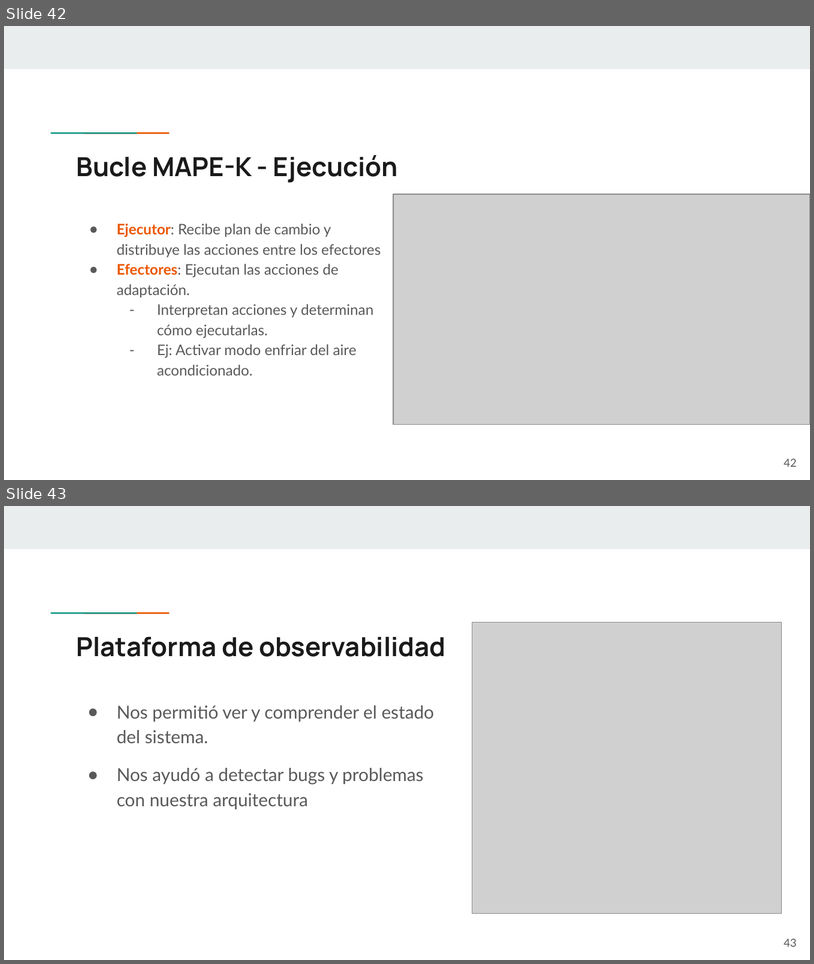
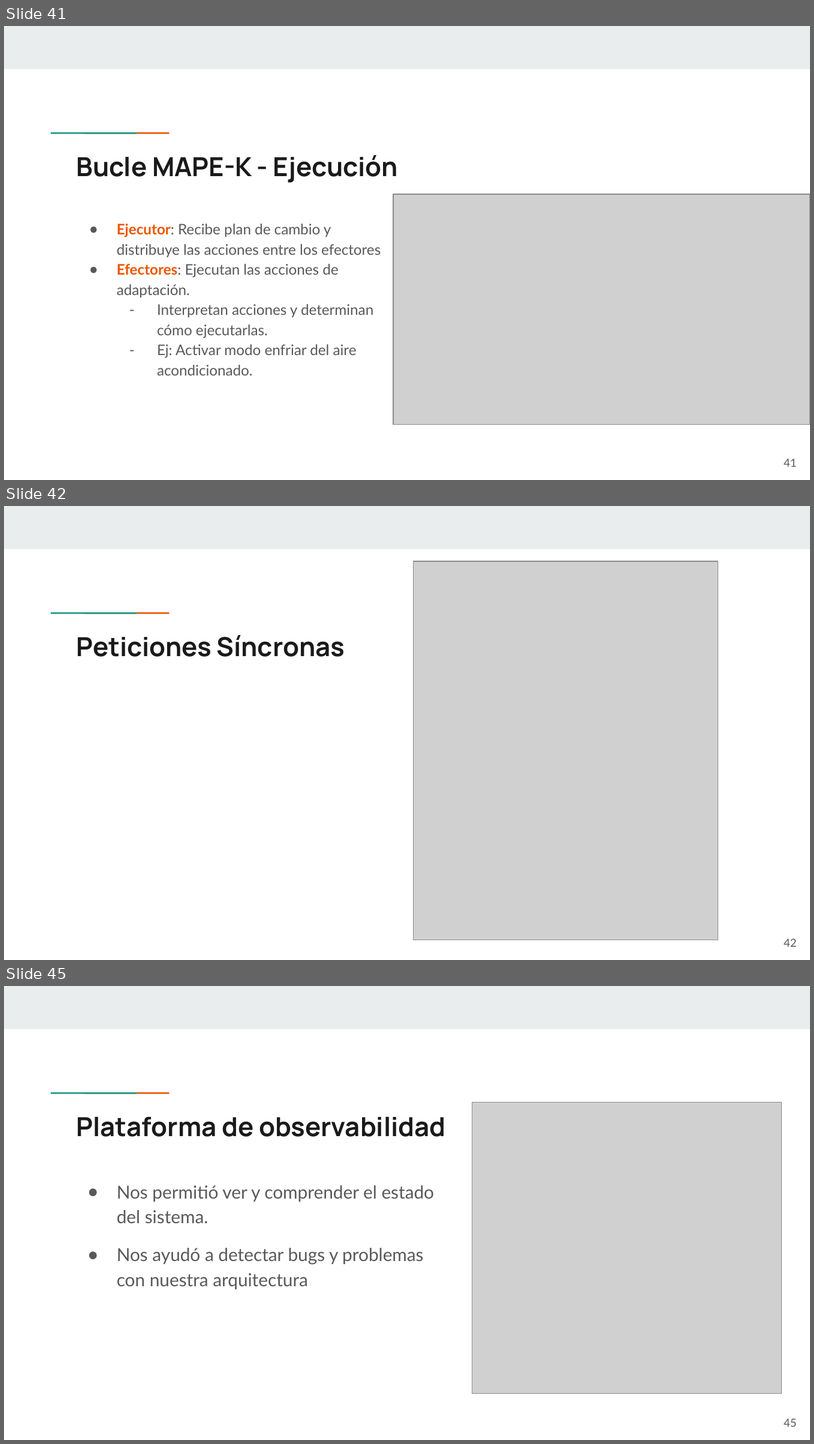
Before and after one commit to Starkie/TFM-DistributedAutoadaptiveSystems, a slide deck: docs/presentation/Adriano Vega - Presentación TFM.pptx. Shown one above the other, each under a label of ours: slides 42 and 43 before the commit, slides 41, 42 and 45 after it; the slides between them are not shown. The pictures are 814x964 and 814x1444 pixels, drawn with LibreOffice and Linux fonts; fonts in the diff are those of the drawing; grey boxes stand for pictures. Boxes give left, top, right and bottom in pixels: in the first picture for what was removed or moved away, otherwise in the second. Text is boxed around its words. In the diff, an @@ line names an element or a change of style, - is before the commit and + after.

```diff
--- a/docs/presentation/Adriano Vega - Presentación TFM.pptx
+++ b/docs/presentation/Adriano Vega - Presentación TFM.pptx
@@ slide 42 added at <box>4,506,810,960</box>, background #FFFFFF; not listed: 3 template elements that a slide beside it also shows @@
@@ picture added at <box>414,561,719,939</box> @@
@@ title added at <box>77,635,345,657</box>, 23.4 pt, text #1A1A1A, bold @@
+Peticiones Síncronas
@@ page number added at <box>784,938,797,946</box>, 10 pt, text #595959 @@
+42
@@ what was slide 42 is now slide 41 @@
@@ page number at <box>784,458,797,466</box>: text changed @@
-42
+41
@@ what was slide 43 is now slide 45 @@
@@ page number at <box>784,1418,797,1426</box>: text changed @@
-43
+45
```
Also in this commit, not shown: 7 slides changed, 4 other slides added, 3 slides removed, 1 other file.
